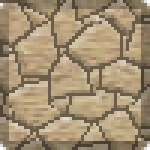
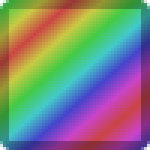
The second (150, 150) image is a revision of the first. Changes to its layers:
renamed "レイヤーグループ" to "樹木ブロック", hid the group it (2 layers) over [0, 0, 150, 150]
added layer "虹色ブロック" over [0, 0, 150, 150]
